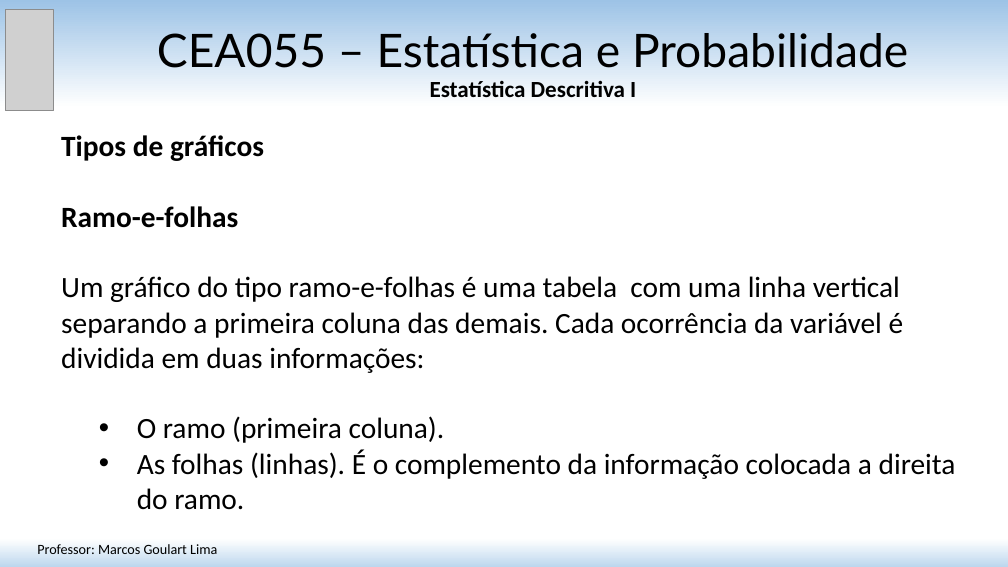
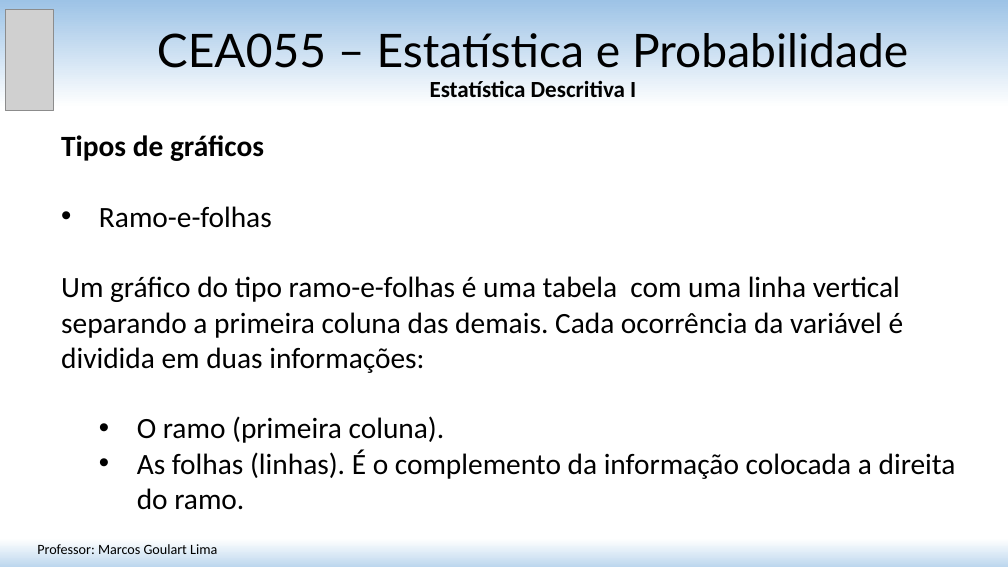
Before and after one commit to matmarcos/minhas-aulas, a slide deck: slide 18 of content/2026-2/cea055-estatistica-probabilidade/01-estatistica-descritiva-i/Aula_01_Estatistica_Descritiva_I.pptx. Drawn at 1008x567 pixels with LibreOffice and Linux fonts; fonts in the diff are those of the drawing; grey boxes stand for pictures. Boxes give left, top, right and bottom in pixels: in the first picture for what was removed or moved away, otherwise in the second. Text is boxed around its words. In the diff, an @@ line names an element or a change of style, - is before the commit and + after.

```diff
--- a/content/2026-2/cea055-estatistica-probabilidade/01-estatistica-descritiva-i/Aula_01_Estatistica_Descritiva_I.pptx
+++ b/content/2026-2/cea055-estatistica-probabilidade/01-estatistica-descritiva-i/Aula_01_Estatistica_Descritiva_I.pptx
@@ text at [99, 206, 272, 228]: bold off in "Ramo-e-folhas"; bullet none to • @@
```
Also in this commit, not shown: 4 other slides changed, 5 other files.
